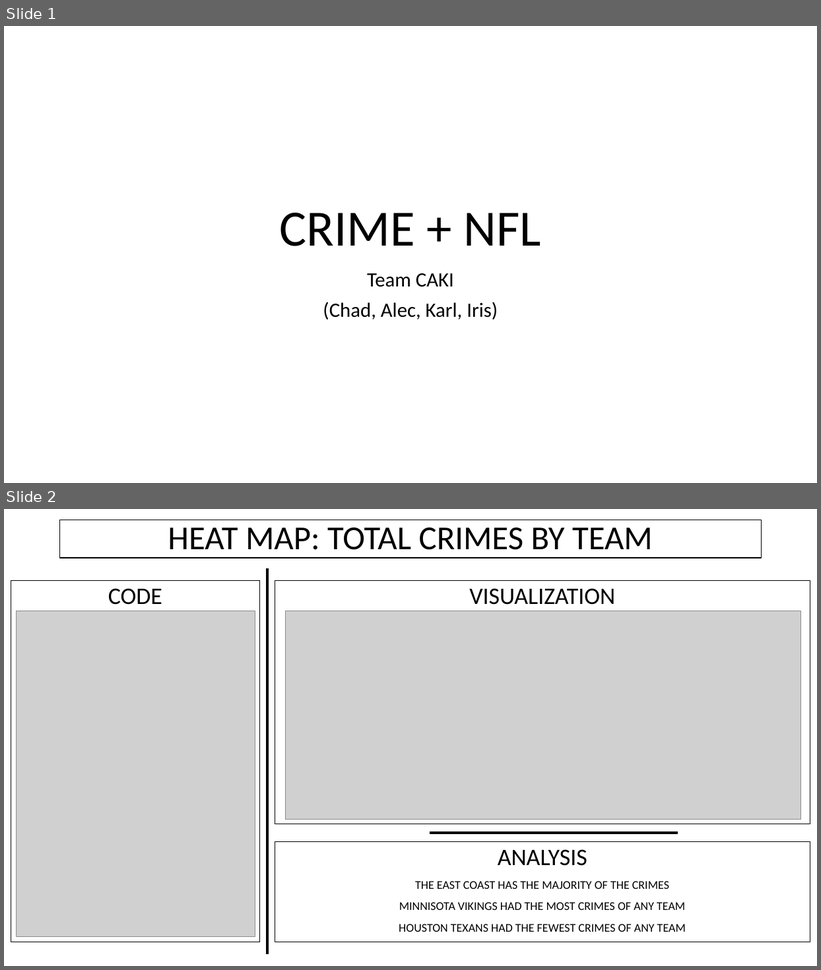
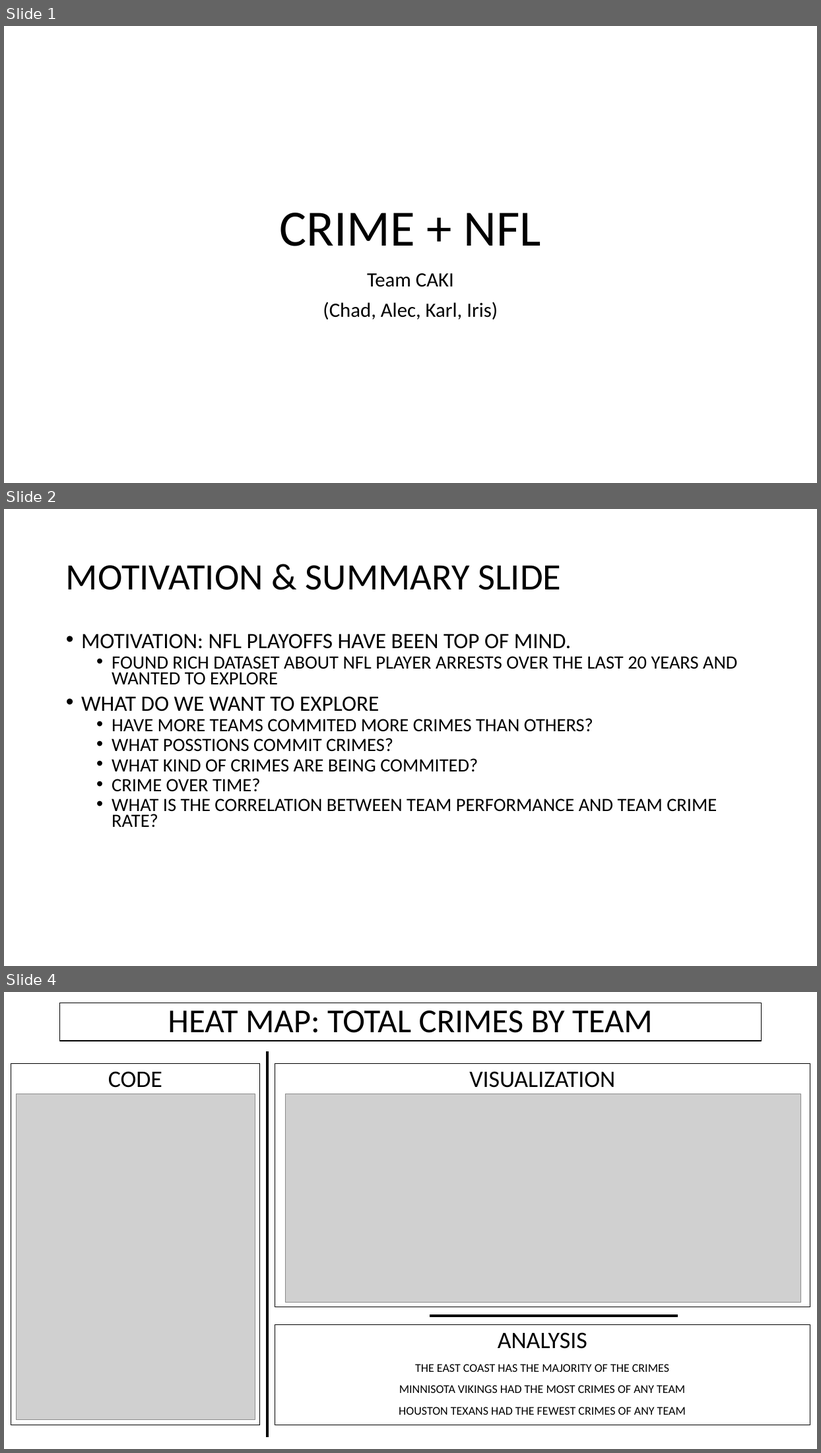
Before and after one commit to alecslaney/project2, a slide deck: CHADS_CODING/CRIME + NFL.pptx. Shown one above the other, each under a label of ours: slides 1 and 2 before the commit, slides 1, 2 and 4 after it; the slides between them are not shown. The pictures are 821x970 and 821x1453 pixels, drawn with LibreOffice and Linux fonts; fonts in the diff are those of the drawing; grey boxes stand for pictures. Boxes give left, top, right and bottom in pixels: in the first picture for what was removed or moved away, otherwise in the second. Text is boxed around its words. In the diff, an @@ line names an element or a change of style, - is before the commit and + after.

Commit message:
updated PPT

```diff
--- a/CHADS_CODING/CRIME + NFL.pptx
+++ b/CHADS_CODING/CRIME + NFL.pptx
@@ slide 2 added at bbox=[4, 509, 817, 966], background #FFFFFF @@
@@ title added at bbox=[66, 565, 561, 590], 44 pt, text #000000 @@
+MOTIVATION & SUMMARY SLIDE
@@ text added at bbox=[81, 634, 737, 827], 22.2 pt, text #000000 @@
+• MOTIVATION: NFL PLAYOFFS HAVE BEEN TOP OF MIND.
+  • FOUND RICH DATASET ABOUT NFL PLAYER ARRESTS OVER THE LAST 20 YEARS AND WANTED TO EXPLORE
+• WHAT DO WE WANT TO EXPLORE
+  • HAVE MORE TEAMS COMMITED MORE CRIMES THAN OTHERS?
+  • WHAT POSSTIONS COMMIT CRIMES?
+  • WHAT KIND OF CRIMES ARE BEING COMMITED?
+  • CRIME OVER TIME?
+  • WHAT IS THE CORRELATION BETWEEN TEAM PERFORMANCE AND TEAM CRIME RATE?
@@ what was slide 2 is now slide 4 @@
```
Also in this commit, not shown: 6 other slides added, 2 slides removed.
